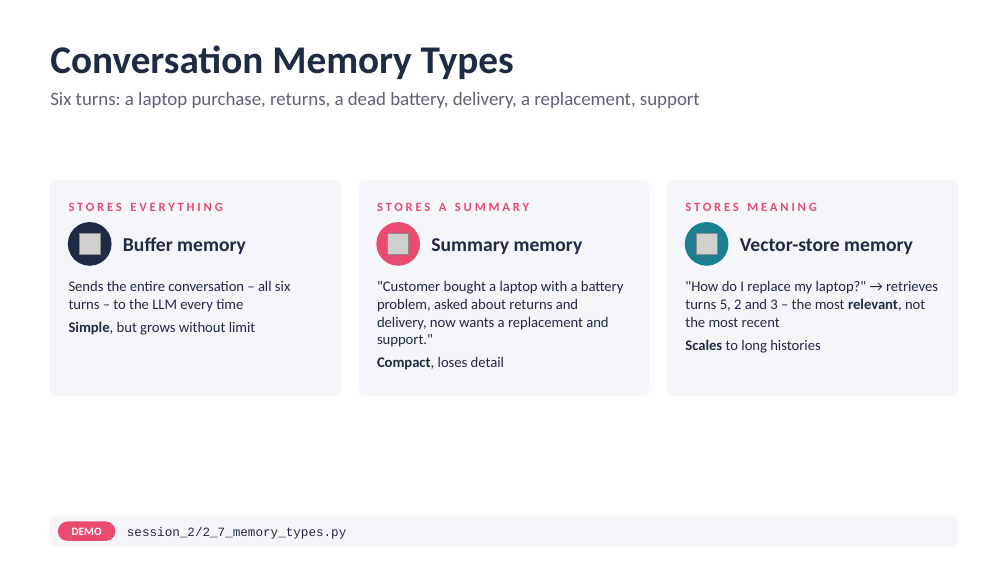
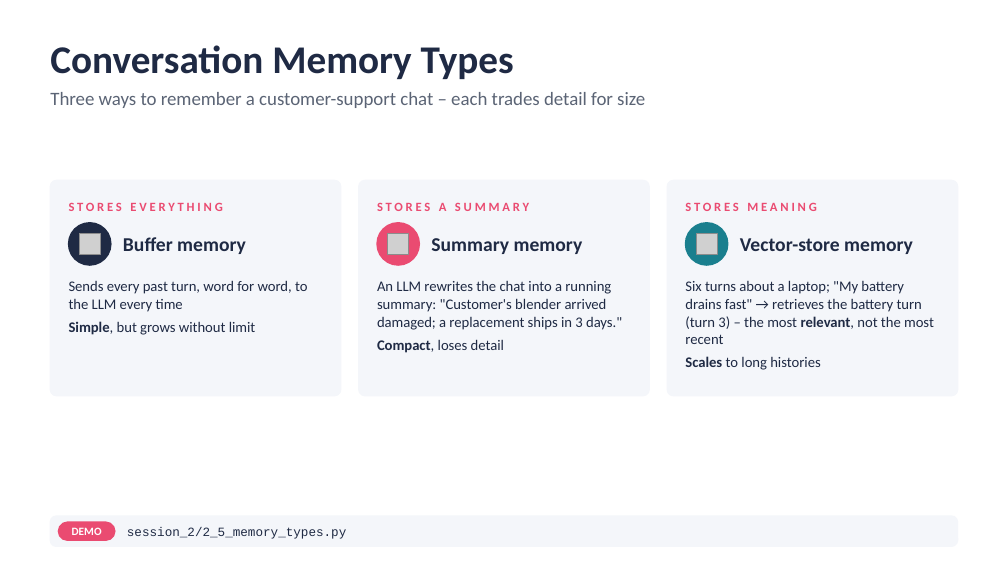
Before and after one commit to atulkahatecdac/agenticai, a slide deck: slide 35 of 16_PGP-Agentic/PGP_Agentic_AI.pptx (slide 37 before the commit). Drawn at 1008x567 pixels with LibreOffice and Linux fonts; fonts in the diff are those of the drawing; grey boxes stand for pictures. Boxes give left, top, right and bottom in pixels: in the first picture for what was removed or moved away, otherwise in the second. Text is boxed around its words. In the diff, an @@ line names an element or a change of style, - is before the commit and + after.

```diff
--- a/16_PGP-Agentic/PGP_Agentic_AI.pptx
+++ b/16_PGP-Agentic/PGP_Agentic_AI.pptx
@@ text at box(50, 92, 645, 108): text changed @@
-Six turns: a laptop purchase, returns, a dead battery, delivery, a replacement, support
+Three ways to remember a customer-support chat – each trades detail for size
@@ text at box(69, 280, 307, 312): text changed @@
-Sends the entire conversation – all six turns – to the LLM every time
+Sends every past turn, word for word, to the LLM every time
@@ text at box(377, 281, 622, 330): text changed @@
-"Customer bought a laptop with a battery problem, asked about returns and delivery, now wants a replacement and support."
+An LLM rewrites the chat into a running summary: "Customer's blender arrived damaged; a replacement ships in 3 days."
@@ text at box(685, 280, 934, 344): text changed @@
-"How do I replace my laptop?" → retrieves turns 5, 2 and 3 – the most relevant, not the most recent
+Six turns about a laptop; "My battery drains fast" → retrieves the battery turn (turn 3) – the most relevant, not the most recent
@@ text at box(127, 527, 346, 539): text changed @@
-session_2/2_7_memory_types.py
+session_2/2_5_memory_types.py
```
Also in this commit, not shown: 15 other slides changed, 2 slides added, 7 slides removed, 27 other files.
